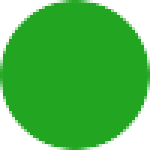
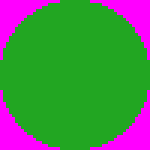
Layers edited between the first and the second 150px x 150px image:
added layer "Plalet" above "Arrière-plan" over (0, 0, 150, 150)
painted on "Arrière-plan" over (0, 0, 150, 150)
